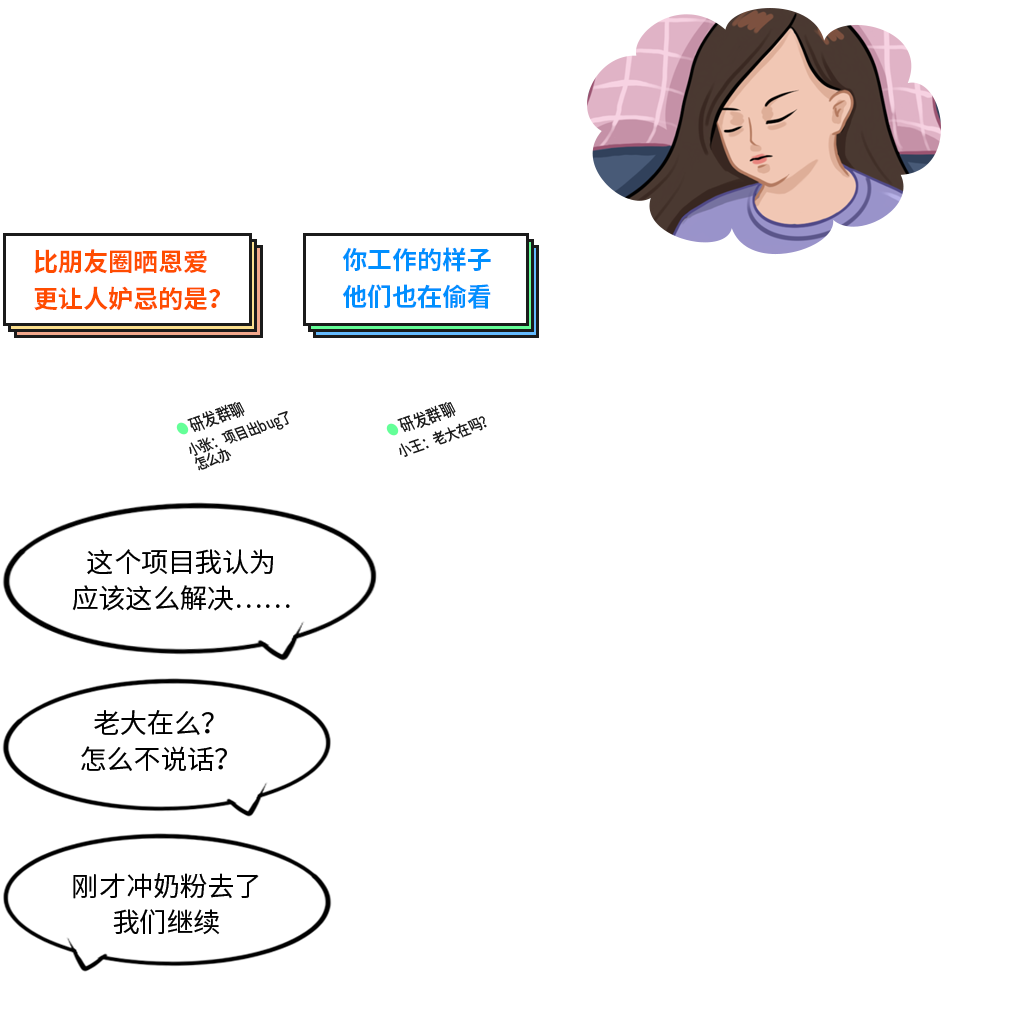
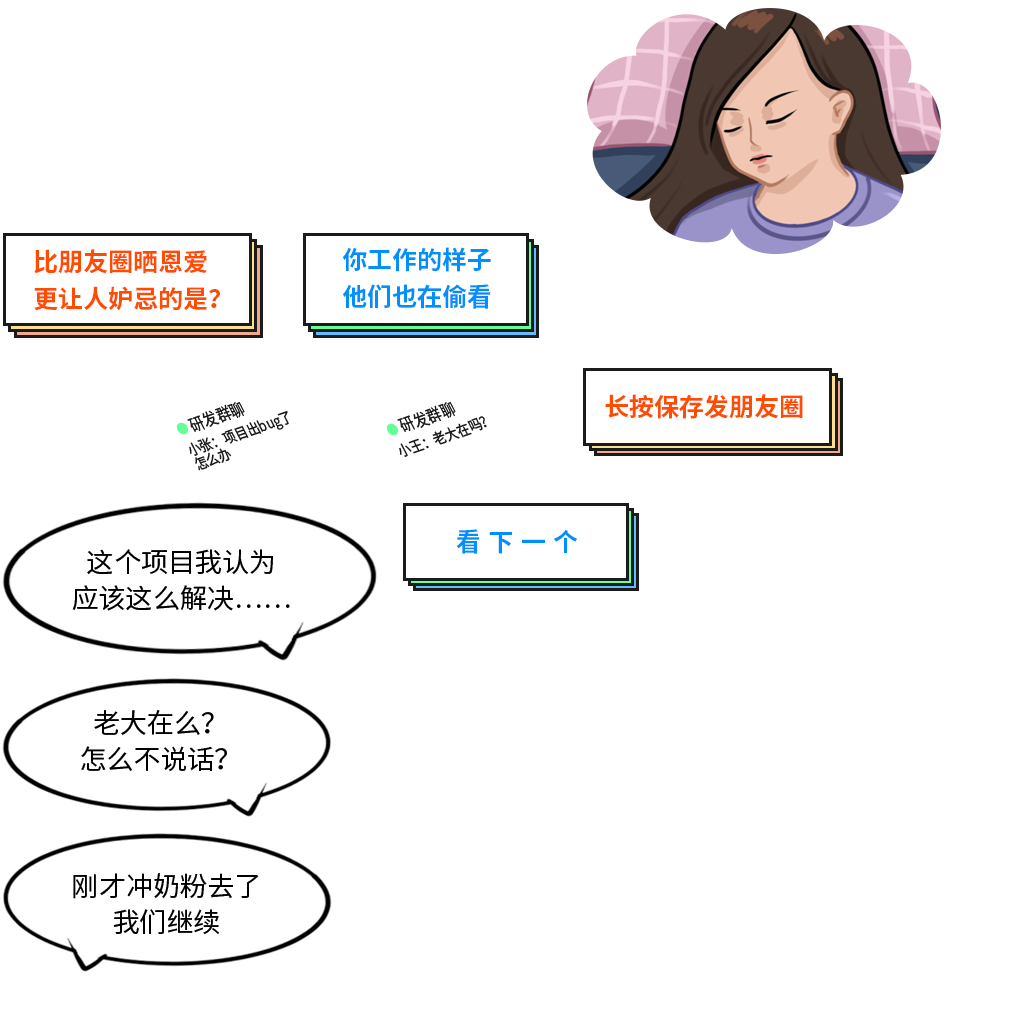
Before/after of a (1024, 1024) layered artwork. What changed in the layer stack:
added group "按钮" (1st of 2) with 10 layers above "logo" over (x1=403, y1=368, x2=843, y2=591)
added group "2" (1st of 2, in "按钮") with 4 layers in group "按钮" over (x1=403, y1=503, x2=639, y2=591)
added layer "看下一个" in group "2" over (x1=456, y1=529, x2=578, y2=554)
added layer "矩形 3 拷贝 3" (1st of 6, in "按钮" › "2") in group "2" over (x1=403, y1=503, x2=629, y2=581)
added layer "矩形 3 拷贝 3" (2nd of 6, in "按钮" › "2") in group "2" over (x1=408, y1=508, x2=634, y2=586)
added layer "矩形 3 拷贝 3" (3rd of 6, in "按钮" › "2") in group "2" over (x1=413, y1=513, x2=639, y2=591)
added group "1" (1st of 2, in "按钮") with 4 layers in group "按钮" over (x1=583, y1=368, x2=843, y2=456)
added layer "长按保存发朋友圈" in group "1" over (x1=605, y1=394, x2=803, y2=419)
added layer "矩形 3 拷贝" (1st of 2, in "按钮" › "1") in group "1" over (x1=583, y1=368, x2=832, y2=446)
added layer "矩形 3 拷贝 2" (1st of 2, in "按钮" › "1") in group "1" over (x1=589, y1=373, x2=838, y2=451)
added layer "矩形 3" (1st of 2, in "按钮" › "1") in group "1" over (x1=594, y1=378, x2=843, y2=456)
